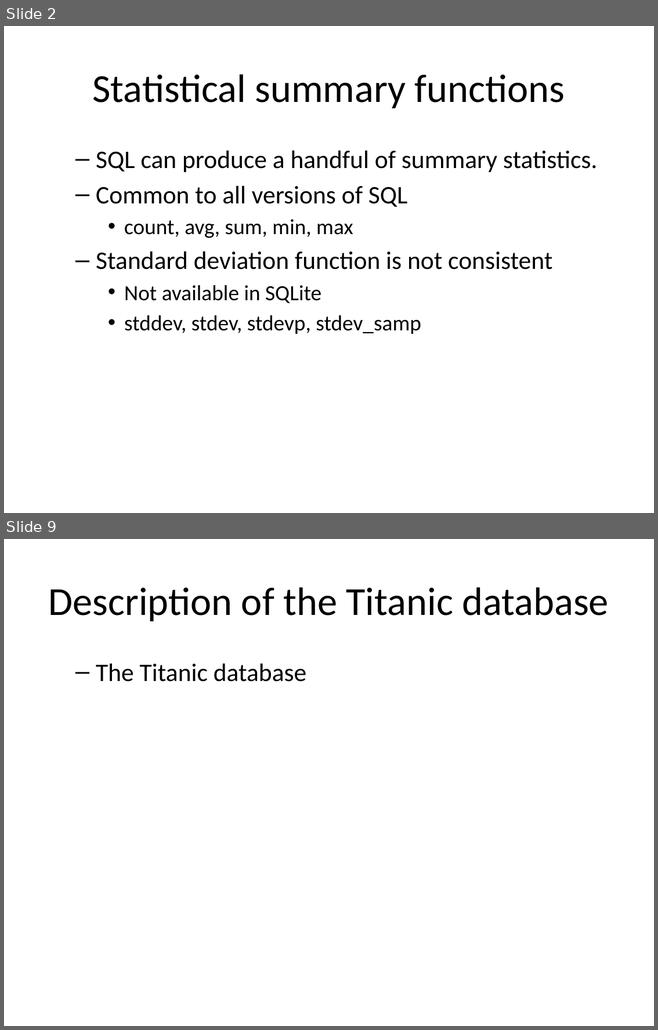
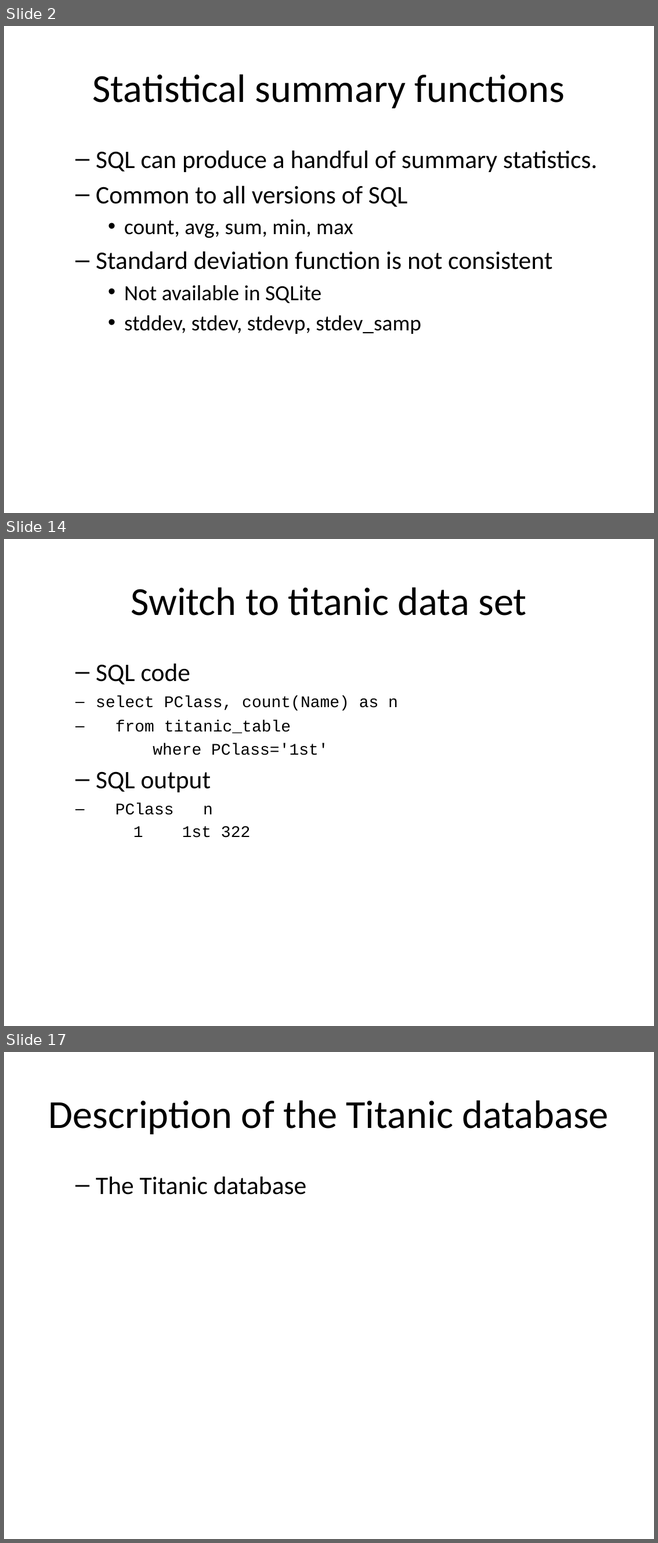
Before and after one commit to pmean/introduction-to-sql, a slide deck: src/stats.pptx. Shown one above the other, each under a label of ours: slides 2 and 9 before the commit, slides 2, 14 and 17 after it; the slides between them are not shown. The pictures are 658x1030 and 658x1543 pixels, drawn with LibreOffice and Linux fonts; fonts in the diff are those of the drawing. Boxes give left, top, right and bottom in pixels: in the first picture for what was removed or moved away, otherwise in the second. Text is boxed around its words. In the diff, an @@ line names an element or a change of style, - is before the commit and + after.

Commit message:
Summary statistics using Titanic data

```diff
--- a/src/stats.pptx
+++ b/src/stats.pptx
@@ slide 14 added at box(4, 539, 654, 1026), background #FFFFFF @@
@@ title added at box(130, 587, 526, 616), 44 pt, text #000000 @@
+Switch to titanic data set
@@ text added at box(96, 663, 398, 838), 18 pt, text #000000 @@
+  – SQL code
+select PClass, count(Name) as n
+from titanic_table
+where PClass='1st'
+  – SQL output
+PClass n
+1 1st 322
@@ what was slide 9 is now slide 17 @@
```
Also in this commit, not shown: 6 slides changed, 7 other slides added, 1 other file.
